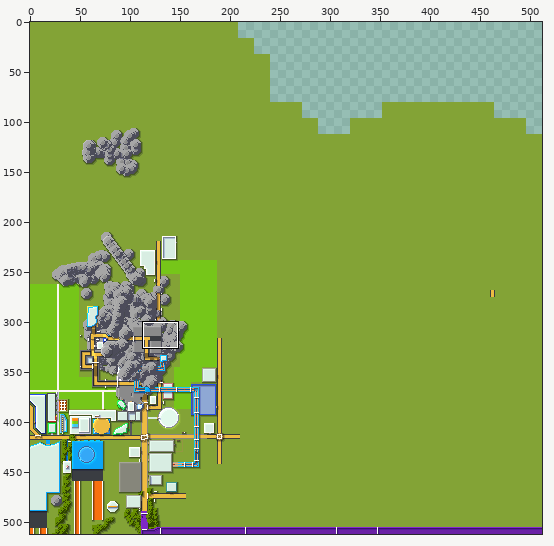
A sprite sheet gets an edit: tiles/0,-6.png. The first picture is a wide view before the edit; the outline marks the close-up.
Close-up. Before:
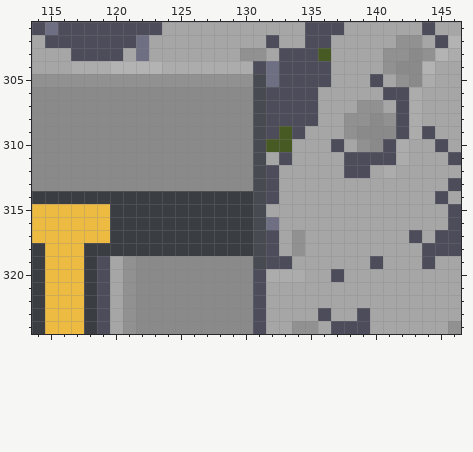
The file is 512x512 pixels. Colours within 5 levels of each other are drawn and written as one. Shown: x 114..146, y 301..324.
After the commit:
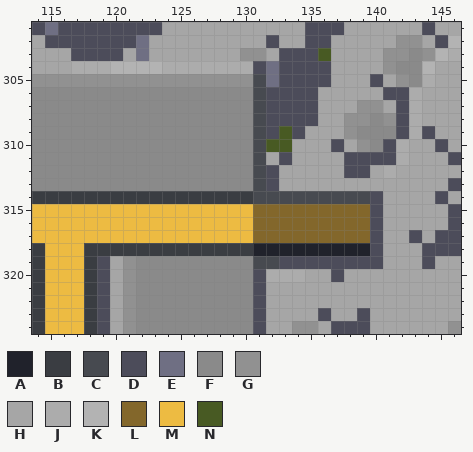
Palette (. is transparent): A #20222b  B #3a3d42  C #474a50  D #4c4c5a  E #6f6f83  F #8a8a8a  G #919191  H #a6a6a6  J #acacac  K #b3b3b3  L #83672b  M #edbb42  N #485a23
Edits made:
{"y":314,"x":132,"old":"DHHHHHHHH","new":"CCCCCCCCD"}
{"y":315,"x":120,"old":"BBBBBBBBBBBCHHHHHHHHH","new":"MMMMMMMMMMMLLLLLLLLLD"}
{"y":316,"x":120,"old":"BBBBBBBBBBBCEHHHHHHHH","new":"MMMMMMMMMMMLLLLLLLLLD"}
{"y":317,"x":120,"old":"BBBBBBBBBBBCDHGHHHHHH","new":"MMMMMMMMMMMLLLLLLLLLD"}
{"y":318,"x":131,"old":"CDHGHHHHHH","new":"AAAAAAAAAD"}
{"y":319,"x":132,"old":"D","new":"C"}
{"y":319,"x":134,"old":"HHHHHH","new":"DDDDDD"}
{"label":"changed","picture_box":[110,191,383,269]}
